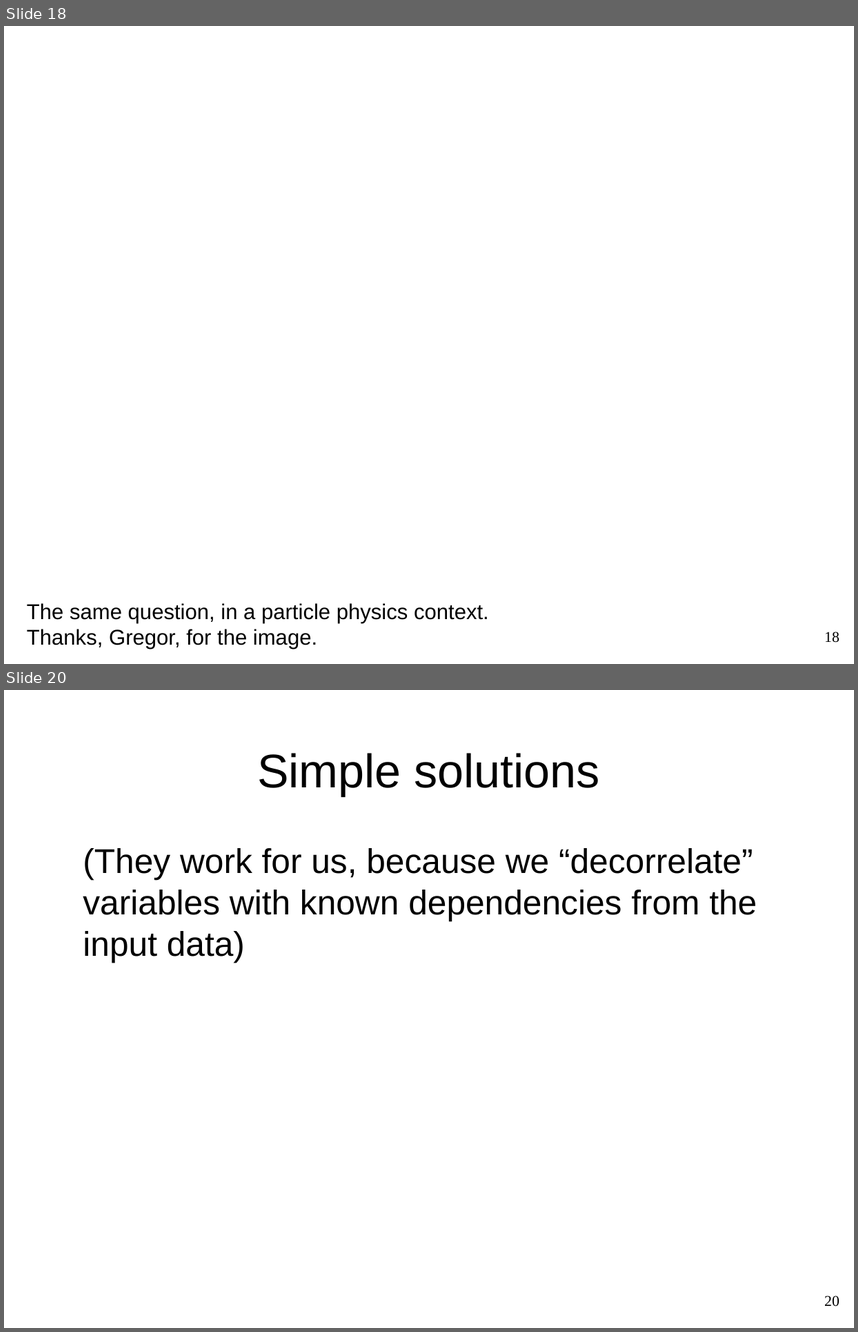
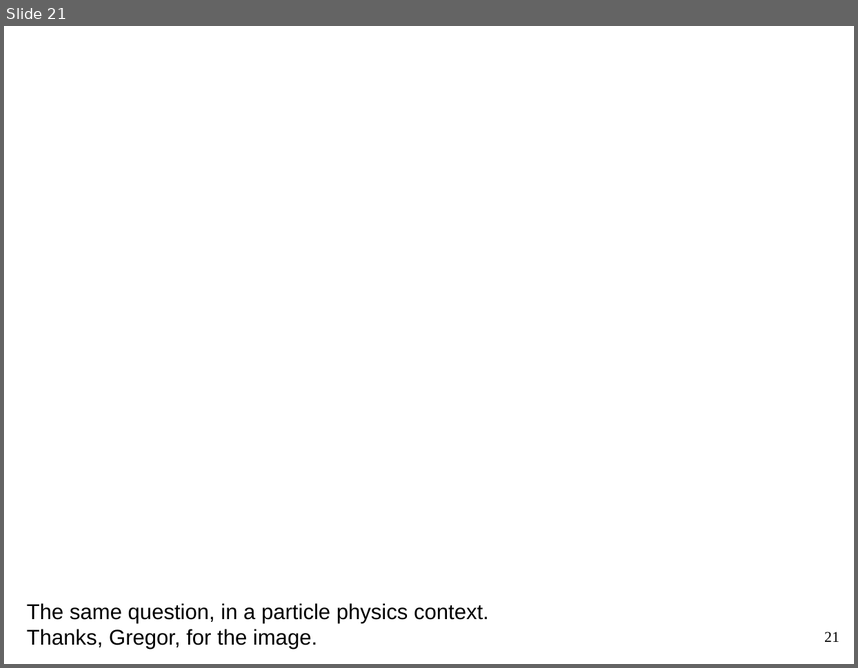
Before and after one commit to WolfgangWaltenberger/winterschool, a slide deck: systematics.odp. Shown one above the other, each under a label of ours: slides 18 and 20 before the commit, slide 21 after it; the slides between them are not shown. The pictures are 858x1332 and 858x668 pixels, drawn with LibreOffice and Linux fonts; fonts in the diff are those of the drawing; background and template pictures are left out. Boxes give left, top, right and bottom in pixels: in the first picture for what was removed or moved away, otherwise in the second. Text is boxed around its words. In the diff, an @@ line names an element or a change of style, - is before the commit and + after.

```diff
--- a/systematics.odp
+++ b/systematics.odp
@@ slide 20 removed at (4, 690, 854, 1328), background #FFFFFF @@
@@ title removed at (257, 753, 600, 796) @@
-Simple solutions
@@ text removed at (83, 848, 757, 962) @@
-(They work for us, because we “decorrelate” variables with known dependencies from the input data)
@@ page number removed at (824, 1295, 840, 1306) @@
-20
@@ what was slide 18 is now slide 21 @@
@@ page number at (824, 631, 840, 641): text changed @@
-18
+21
```
Also in this commit, not shown: 3 slides changed, 7 slides added, 1 other slide removed, 1 other file.
